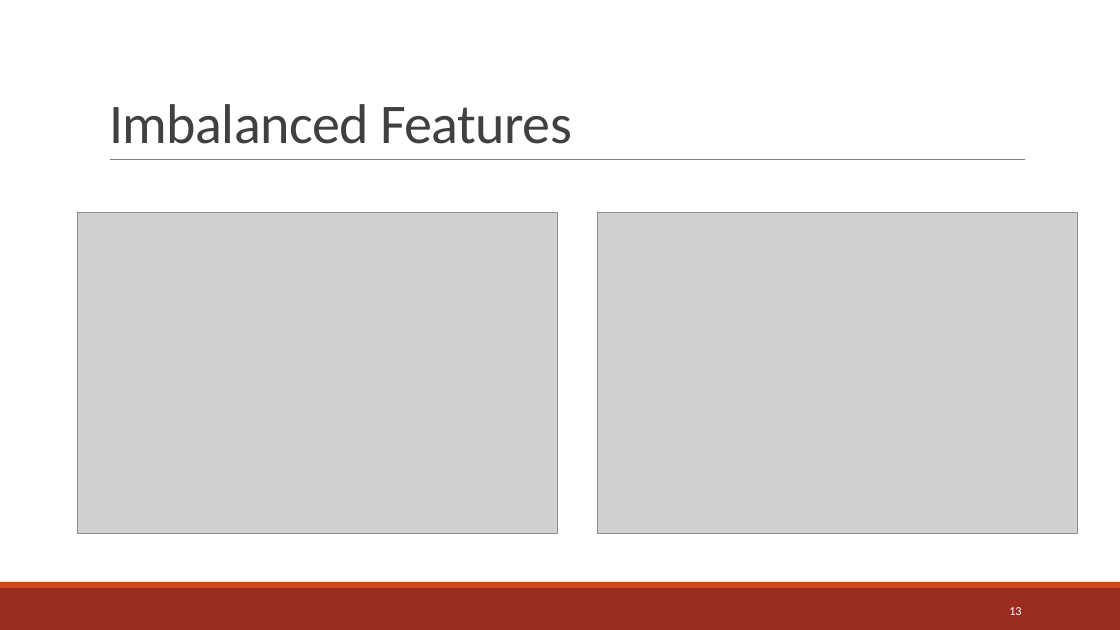
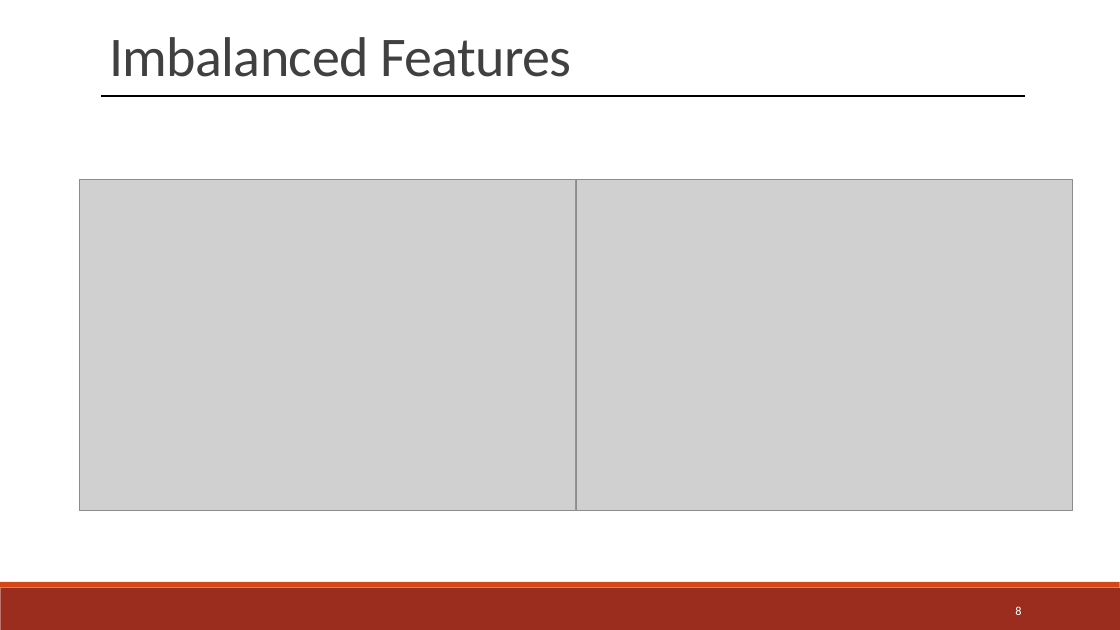
Before and after one commit to jwelch1123/healthcare_fraud_detection, a slide deck: slide 8 of Presentation.pptx (slide 13 before the commit). Drawn at 1120x630 pixels with LibreOffice and Linux fonts; fonts in the diff are those of the drawing; grey boxes stand for pictures. Boxes give left, top, right and bottom in pixels: in the first picture for what was removed or moved away, otherwise in the second. Text is boxed around its words. In the diff, an @@ line names an element or a change of style, - is before the commit and + after.

```diff
--- a/Presentation.pptx
+++ b/Presentation.pptx
@@ text "Imbalanced Features" at box(109, 37, 572, 77): vertical alignment bottom to top @@
@@ line added from (101, 96) to (1025, 96), #000000 1.5 pt @@
@@ line removed from (110, 160) to (1026, 160) @@
@@ picture: place and size @@
-picture at box(77, 213, 558, 533)
+picture at box(80, 180, 576, 511)
@@ picture: place and size @@
-picture at box(597, 213, 1078, 533)
+picture at box(576, 180, 1073, 511)
@@ page number at box(1015, 606, 1021, 615): text changed @@
-13
+8
```
Also in this commit, not shown: 2 other slides changed, 19 slides added, 17 slides removed, 7 other files.
